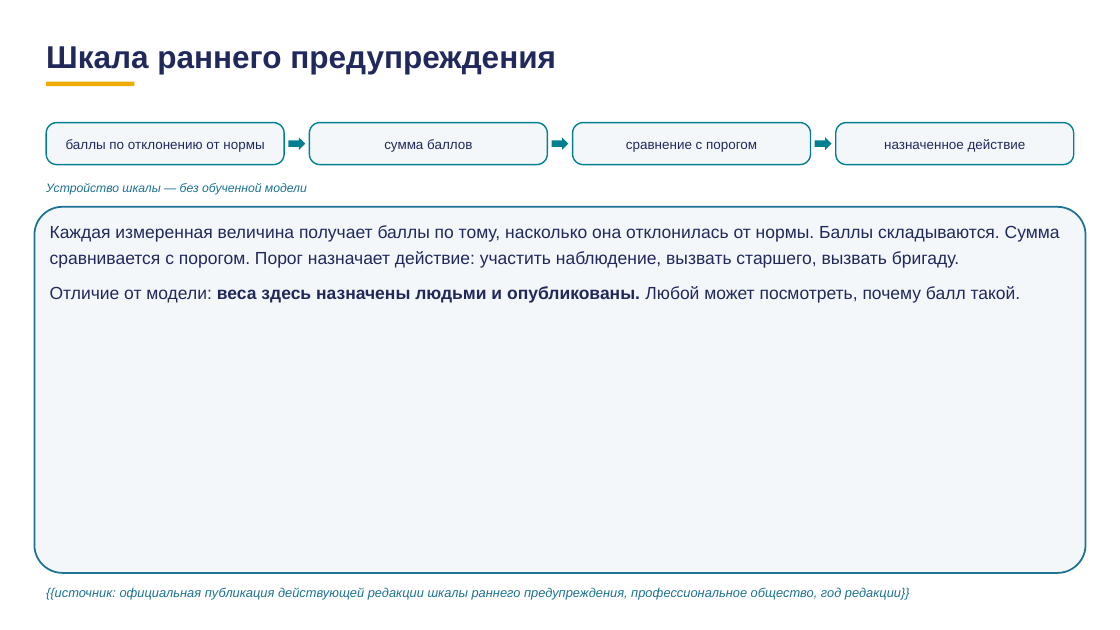
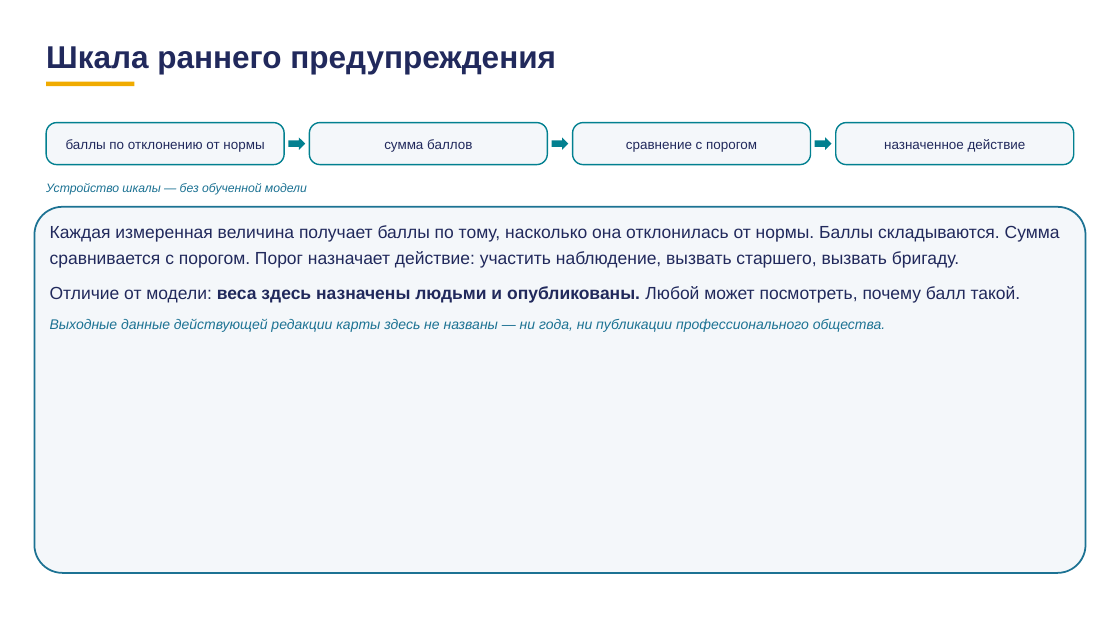
Before and after one commit to tellina-study/AI-usage-lessons, a slide deck: slide 54 of library/lectures/lec-07/rework/deck/lec-07-karkas.pptx. Drawn at 1120x630 pixels with LibreOffice and Linux fonts; fonts in the diff are those of the drawing. Boxes give left, top, right and bottom in pixels: in the first picture for what was removed or moved away, otherwise in the second. Text is boxed around its words. In the diff, an @@ line names an element or a change of style, - is before the commit and + after.

```diff
--- a/library/lectures/lec-07/rework/deck/lec-07-karkas.pptx
+++ b/library/lectures/lec-07/rework/deck/lec-07-karkas.pptx
@@ text at box(50, 319, 885, 332): paragraph added @@
+Выходные данные действующей редакции карты здесь не названы — ни года, ни публикации профессионального общества.
@@ text removed at box(46, 587, 910, 600) @@
-{{источник: официальная публикация действующей редакции шкалы раннего предупреждения, профессиональное общество, год редакции}}
```
Also in this commit, not shown: 4 other slides changed, 5 other files.
